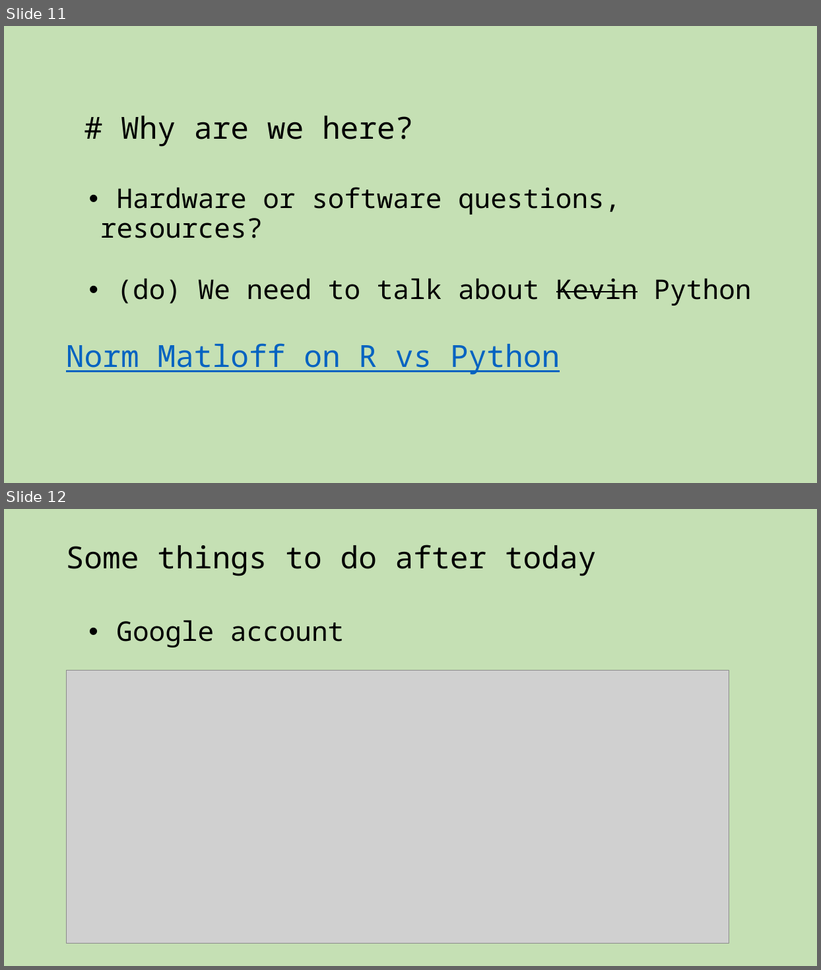
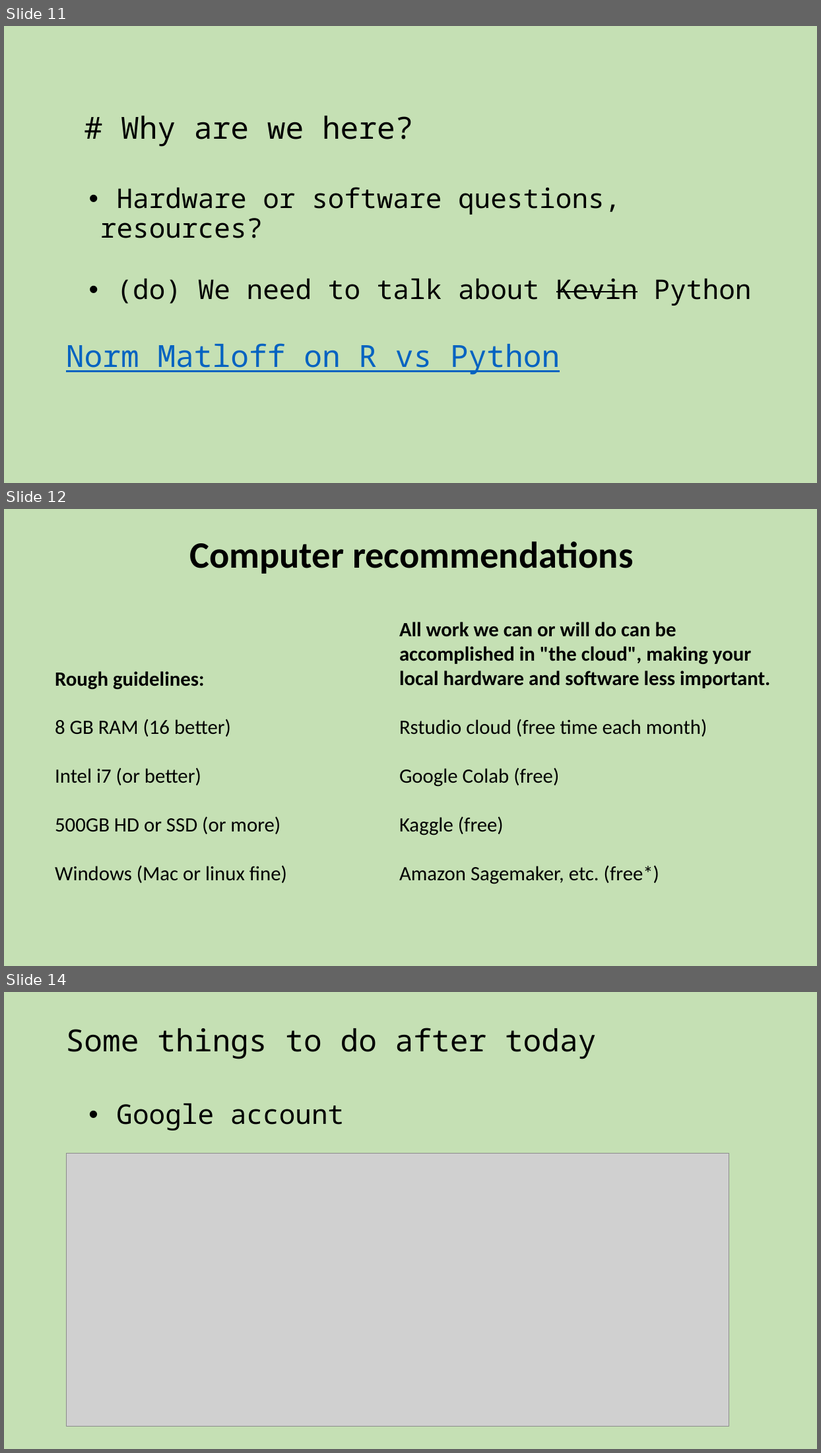
Before and after one commit to C7081-2022/website, a slide deck: docs/lectures/00-course-intro.pptx. Shown one above the other, each under a label of ours: slides 11 and 12 before the commit, slides 11, 12 and 14 after it; the slides between them are not shown. The pictures are 821x970 and 821x1453 pixels, drawn with LibreOffice and Linux fonts; fonts in the diff are those of the drawing; grey boxes stand for pictures. Boxes give left, top, right and bottom in pixels: in the first picture for what was removed or moved away, otherwise in the second. Text is boxed around its words. In the diff, an @@ line names an element or a change of style, - is before the commit and + after.

```diff
--- a/docs/lectures/00-course-intro.pptx
+++ b/docs/lectures/00-course-intro.pptx
@@ slide 12 added at (4, 509, 817, 966), background #C5E0B4 @@
@@ text added at (189, 541, 634, 574), 44 pt, text #000000, bold @@
+Computer recommendations
@@ text added at (399, 622, 770, 885), 24 pt, text #000000, bold @@
+All work we can or will do can be accomplished in "the cloud", making your local hardware and software less important.
+Rstudio cloud (free time each month)
+Google Colab (free)
+Kaggle (free)
+Amazon Sagemaker, etc. (free*)
@@ text added at (55, 671, 287, 883), 24 pt, text #000000 @@
+Rough guidelines:
+8 GB RAM (16 better)
+Intel i7 (or better)
+500GB HD or SSD (or more)
+Windows (Mac or linux fine)
@@ what was slide 12 is now slide 14 @@
```
Also in this commit, not shown: 1 other slide added.
